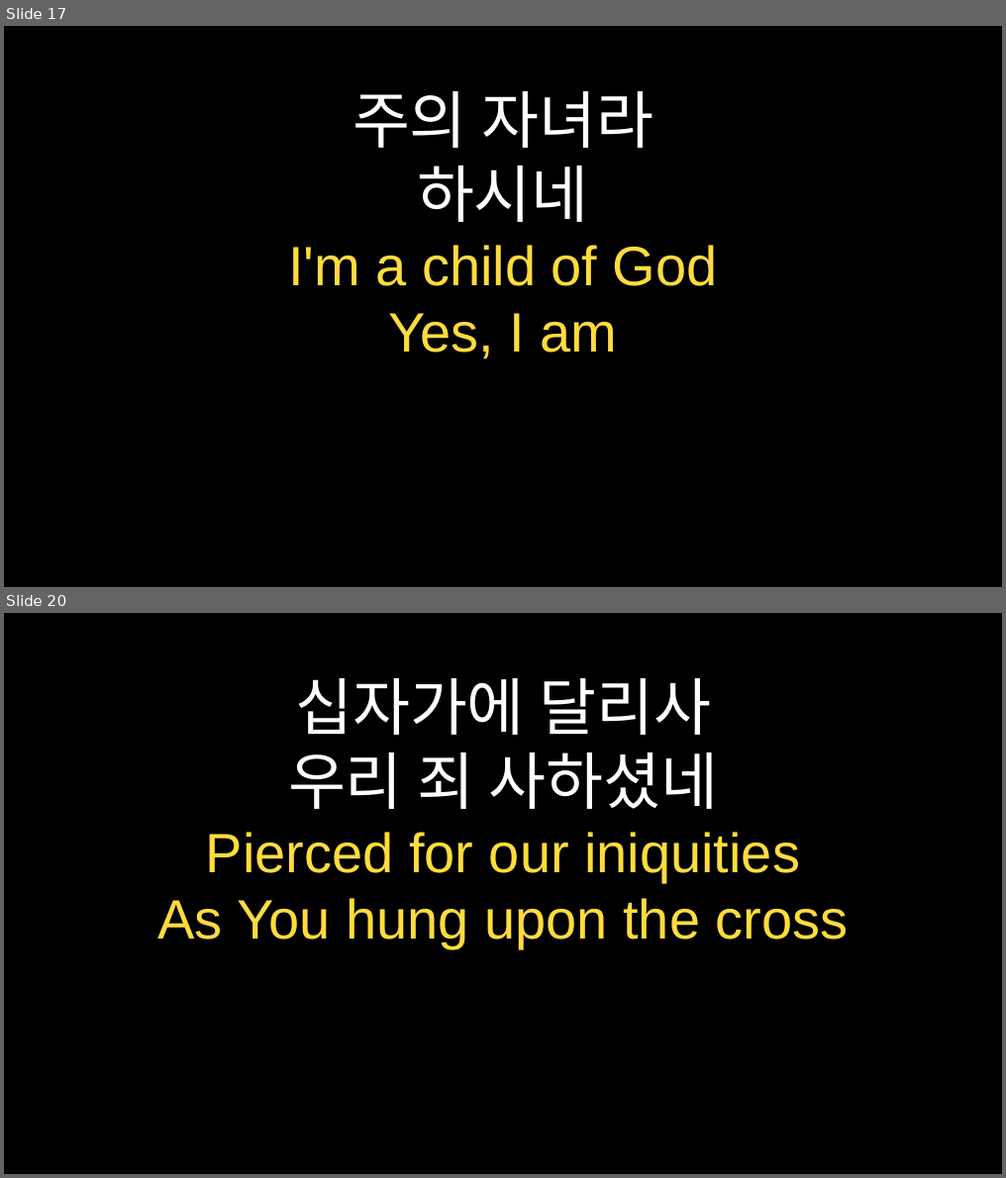
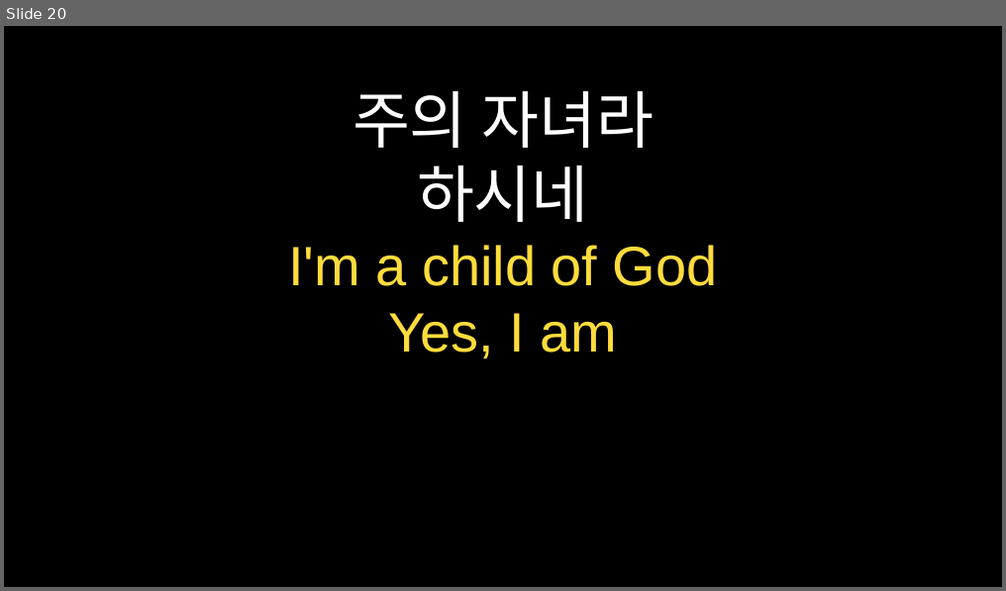
Before and after one commit to goldenbit1999/praisePPT, a slide deck: praisePPT/weekly_praise.pptx. Shown one above the other, each under a label of ours: slides 17 and 20 before the commit, slide 20 after it; the slides between them are not shown. The pictures are 1006x1178 and 1006x591 pixels, drawn with LibreOffice and Linux fonts; fonts in the diff are those of the drawing. Boxes give left, top, right and bottom in pixels: in the first picture for what was removed or moved away, otherwise in the second. Text is boxed around its words. In the diff, an @@ line names an element or a change of style, - is before the commit and + after.

```diff
--- a/praisePPT/weekly_praise.pptx
+++ b/praisePPT/weekly_praise.pptx
@@ slide 20 removed at (4,613,1002,1174), background #000000 @@
@@ text removed at (158,678,848,949) @@
-십자가에 달리사
-우리 죄 사하셨네
-Pierced for our iniquities
-As You hung upon the cross
@@ what was slide 17 is now slide 20 @@
```
Also in this commit, not shown: 14 slides changed, 12 slides added, 9 other slides removed, 10 other files.
